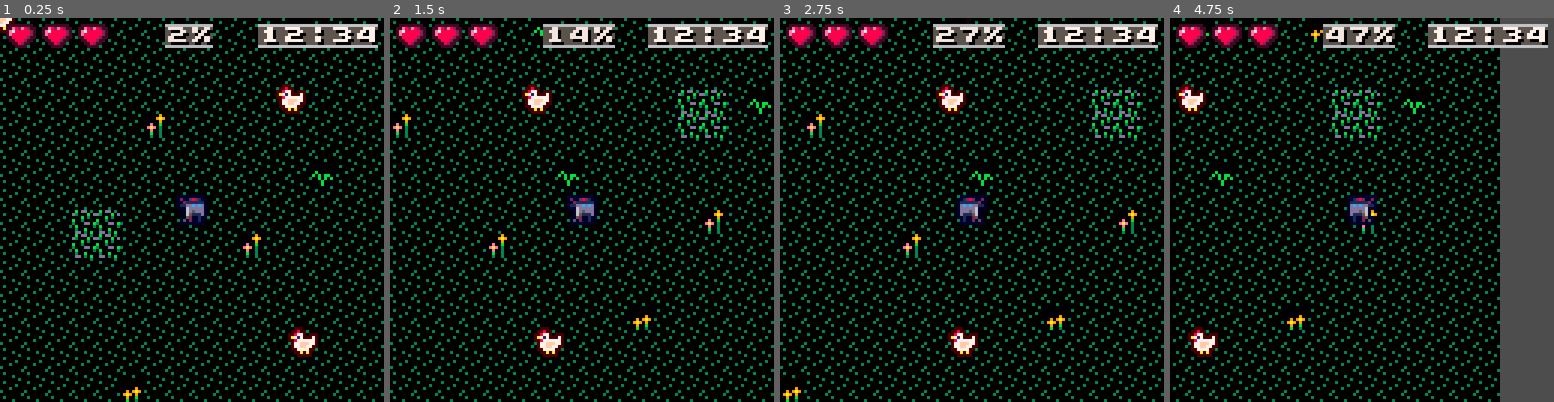
Above: before the commit, frames 1-4 (left to right).
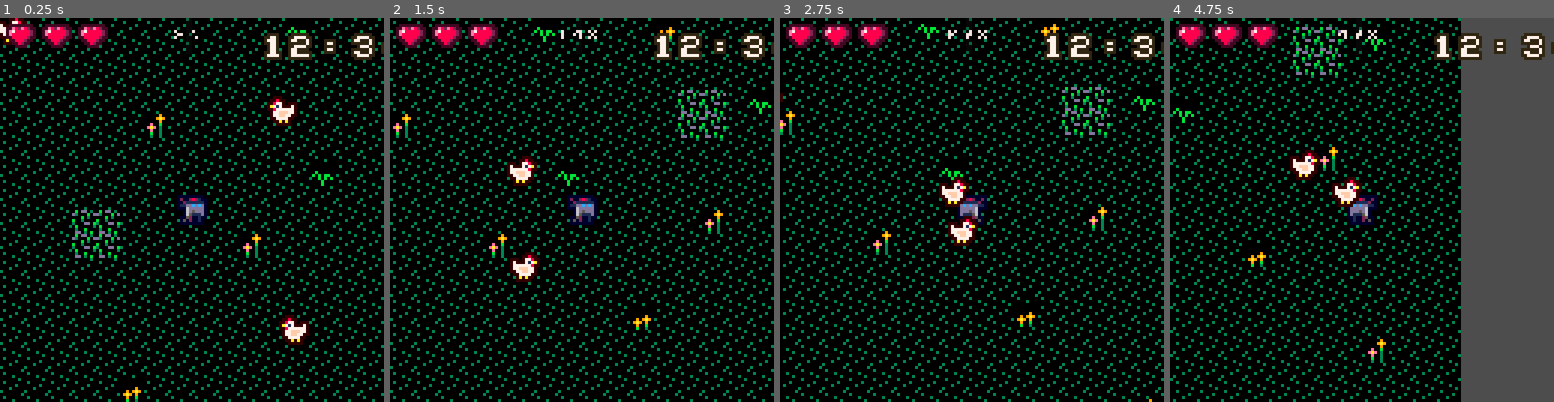
Above: after the commit, the same moments.

Repository: Octoan1/Toy-Box-Jam-2025
Game: Godot game, scene res://Levels/main.tscn
Same seed, same stepped clock (60 frames per second), same inputs: the game is played once before the commit and once after it.
Inputs:
- Up to frame 1 (0.25 s): no input
- Up to frame 2 (1.5 s): tap Enter (ui_accept) at 0.5, 0.77 s; hold D (move_right) from 0.53 s (still down)
- Up to frame 3 (2.75 s): tap Enter (ui_accept) at 1.52 s; release D (move_right) at 2.03 s; hold A (move_left) from 2.03 s (still down)
- Up to frame 4 (4.75 s): release A (move_left) at 2.78 s; hold D (move_right) 2.78-4.28 s; tap Enter (ui_accept) at 3.02, 3.77, 4.52 s; hold A (move_left) from 4.28 s (still down)

The runs differ from the first frame. In frame 1, 4.5% of the frame differs, in the area x 0-100%, y 0-89%; in frame 2, 5.1%; in frame 3, 24%; in frame 4, 33%, in the area x 0-100%, y 0-100%.

Commit message:
organization and fonts
- IMPORTANT
- when using custom image fonts, disable "scaling" on import so font stays pixel perfect

Diff:
--- a/Entities/Enemies/chicken.tscn
+++ b/Entities/Enemies/chicken.tscn
@@ -1,12 +1,12 @@
 [gd_scene load_steps=6 format=3 uid="uid://6yrq3iu3gky3"]
 
-[ext_resource type="Texture2D" uid="uid://cba05f7vl3d3w" path="res://Toy Box Assets/tbj2_sprites_transparent_padding.png" id="1_0h8xp"]
-[ext_resource type="Shader" uid="uid://e65vspcm5scn" path="res://Entities/outline.gdshader" id="1_3f6lr"]
+[ext_resource type="Texture2D" uid="uid://cba05f7vl3d3w" path="res://Toy Box Assets/Tilesets/tbj2_sprites_transparent_padding.png" id="1_0h8xp"]
+[ext_resource type="Shader" uid="uid://e65vspcm5scn" path="res://UI/outline.gdshader" id="1_3f6lr"]
 [ext_resource type="Script" uid="uid://cdww24egi4e5q" path="res://Entities/Enemies/chicken.gd" id="1_v8ddq"]
 
 [sub_resource type="ShaderMaterial" id="ShaderMaterial_v8ddq"]
 shader = ExtResource("1_3f6lr")
-shader_parameter/line_color = Color(0.27515873, 3.113458e-07, 9.62615e-08, 1)
+shader_parameter/line_color = Color(0.19489288, 1.8500258e-07, 3.6098065e-08, 1)
 shader_parameter/line_thickness = 1.0
 
 [sub_resource type="CircleShape2D" id="CircleShape2D_3f6lr"]
--- a/Entities/Player/player.tscn
+++ b/Entities/Player/player.tscn
@@ -1,8 +1,8 @@
 [gd_scene load_steps=6 format=3 uid="uid://2aabi06icyr6"]
 
 [ext_resource type="Script" uid="uid://bgecedxyrm8ig" path="res://Entities/Player/player.gd" id="1_onrkg"]
-[ext_resource type="Shader" uid="uid://e65vspcm5scn" path="res://Entities/outline.gdshader" id="2_lu8i8"]
-[ext_resource type="Texture2D" uid="uid://cba05f7vl3d3w" path="res://Toy Box Assets/tbj2_sprites_transparent_padding.png" id="3_lu8i8"]
+[ext_resource type="Shader" uid="uid://e65vspcm5scn" path="res://UI/outline.gdshader" id="2_lu8i8"]
+[ext_resource type="Texture2D" uid="uid://cba05f7vl3d3w" path="res://Toy Box Assets/Tilesets/tbj2_sprites_transparent_padding.png" id="3_lu8i8"]
 
 [sub_resource type="ShaderMaterial" id="ShaderMaterial_tekja"]
 shader = ExtResource("2_lu8i8")
--- a/Levels/main.tscn
+++ b/Levels/main.tscn
@@ -1,7 +1,7 @@
 [gd_scene load_steps=7 format=4 uid="uid://c4fgfy2i4ib8f"]
 
 [ext_resource type="PackedScene" uid="uid://2aabi06icyr6" path="res://Entities/Player/player.tscn" id="1_oj8hd"]
-[ext_resource type="Texture2D" uid="uid://c6xq2bvu3cqta" path="res://Toy Box Assets/tbj2_sprites.png" id="2_gnif3"]
+[ext_resource type="Texture2D" uid="uid://c6xq2bvu3cqta" path="res://Toy Box Assets/Tilesets/tbj2_sprites.png" id="2_gnif3"]
 [ext_resource type="PackedScene" uid="uid://6yrq3iu3gky3" path="res://Entities/Enemies/chicken.tscn" id="3_lwy2l"]
 [ext_resource type="PackedScene" uid="uid://cfd7cpdof802d" path="res://UI/overlay.tscn" id="4_nj2yk"]
 
@@ -282,22 +282,18 @@
 
 [node name="Chicken" parent="." node_paths=PackedStringArray("player") instance=ExtResource("3_lwy2l")]
 player = NodePath("../Player")
-can_follow = false
 
 [node name="Chicken2" parent="." node_paths=PackedStringArray("player") instance=ExtResource("3_lwy2l")]
 position = Vector2(97, 27)
 player = NodePath("../Player")
-can_follow = false
 
 [node name="Chicken3" parent="." node_paths=PackedStringArray("player") instance=ExtResource("3_lwy2l")]
 position = Vector2(-30, 63)
 player = NodePath("../Player")
-can_follow = false
 
 [node name="Chicken4" parent="." node_paths=PackedStringArray("player") instance=ExtResource("3_lwy2l")]
 position = Vector2(101, 108)
 player = NodePath("../Player")
-can_follow = false
 
 [node name="CanvasLayer" type="CanvasLayer" parent="."]
 
--- a/UI/overlay.tscn
+++ b/UI/overlay.tscn
@@ -1,7 +1,7 @@
-[gd_scene load_steps=7 format=3 uid="uid://cfd7cpdof802d"]
+[gd_scene load_steps=8 format=3 uid="uid://cfd7cpdof802d"]
 
-[ext_resource type="Shader" uid="uid://e65vspcm5scn" path="res://Entities/outline.gdshader" id="1_dtoip"]
-[ext_resource type="Texture2D" uid="uid://cba05f7vl3d3w" path="res://Toy Box Assets/tbj2_sprites_transparent_padding.png" id="1_ficqy"]
+[ext_resource type="Shader" uid="uid://e65vspcm5scn" path="res://UI/outline.gdshader" id="1_dtoip"]
+[ext_resource type="Texture2D" uid="uid://cba05f7vl3d3w" path="res://Toy Box Assets/Tilesets/tbj2_sprites_transparent_padding.png" id="1_ficqy"]
 [ext_resource type="Theme" uid="uid://b56py6kropip6" path="res://UI/theme.tres" id="3_dtoip"]
 [ext_resource type="Script" uid="uid://bg34rvyy13a34" path="res://UI/progress_bar_test.gd" id="4_lqtk5"]
 
@@ -13,6 +13,11 @@
 [sub_resource type="AtlasTexture" id="AtlasTexture_guyhd"]
 atlas = ExtResource("1_ficqy")
 region = Rect2(0, 40, 10, 10)
+
+[sub_resource type="ShaderMaterial" id="ShaderMaterial_12h84"]
+shader = ExtResource("1_dtoip")
+shader_parameter/line_color = Color(0.19185248, 0.14759263, 0.06827118, 1)
+shader_parameter/line_thickness = 1.0000000475
 
 [node name="TopBarUI" type="CanvasLayer"]
 
@@ -56,6 +61,7 @@
 script = ExtResource("4_lqtk5")
 
 [node name="TimeClock" type="Label" parent="."]
+material = SubResource("ShaderMaterial_12h84")
 anchors_preset = 1
 anchor_left = 1.0
 anchor_right = 1.0
@@ -64,7 +70,6 @@
 offset_right = 38.0
 offset_bottom = 18.0
 grow_horizontal = 0
-scale = Vector2(0.5, 0.5)
 theme = ExtResource("3_dtoip")
 text = "12:34"
 vertical_alignment = 1
--- a/UI/theme.tres
+++ b/UI/theme.tres
@@ -1,6 +1,6 @@
 [gd_resource type="Theme" load_steps=2 format=3 uid="uid://b56py6kropip6"]
 
-[ext_resource type="FontFile" uid="uid://v88xbtuxd0v" path="res://Toy Box Assets/pixel_font.png" id="1_go05t"]
+[ext_resource type="FontFile" uid="uid://v3tw5mocmvog" path="res://Toy Box Assets/Fonts/morefonts_trns_padd.png" id="1_go05t"]
 
 [resource]
 default_font = ExtResource("1_go05t")
Binary file added: Toy Box Assets/Fonts/morefonts_trns.png
Not shown, added: Toy Box Assets/Fonts/morefonts_trns.png.import
Binary file added: Toy Box Assets/Fonts/morefonts_trns_padd.png
Not shown, added: Toy Box Assets/Fonts/morefonts_trns_padd.png.import
Binary file added: Toy Box Assets/Fonts/pc_vga8_128.png
Not shown, changed: Toy Box Assets/Fonts/pc_vga8_128.png.import
Renamed: Toy Box Assets/pixel_font.png -> Toy Box Assets/Fonts/pixel_font.png
Not shown, changed: Toy Box Assets/Fonts/pixel_font.png.import
Renamed: Toy Box Assets/oldworldgfx.png -> Toy Box Assets/Tilesets/oldworldgfx.png
Not shown, changed: Toy Box Assets/Tilesets/oldworldgfx.png.import
Renamed: Toy Box Assets/tbj2_sprites.png -> Toy Box Assets/Tilesets/tbj2_sprites.png
Not shown, added: Toy Box Assets/Tilesets/tbj2_sprites.png.import
(and 10 more such lines)
